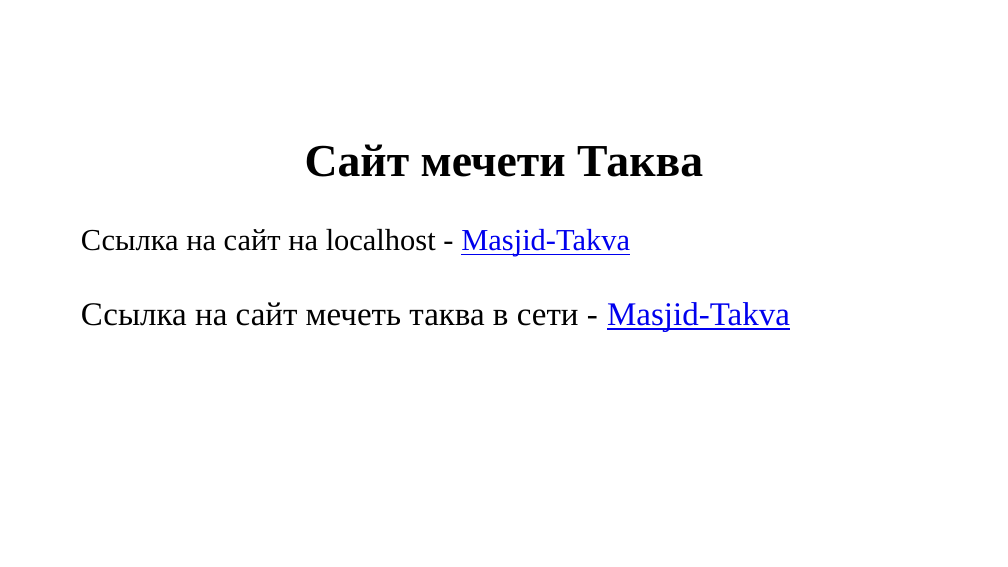
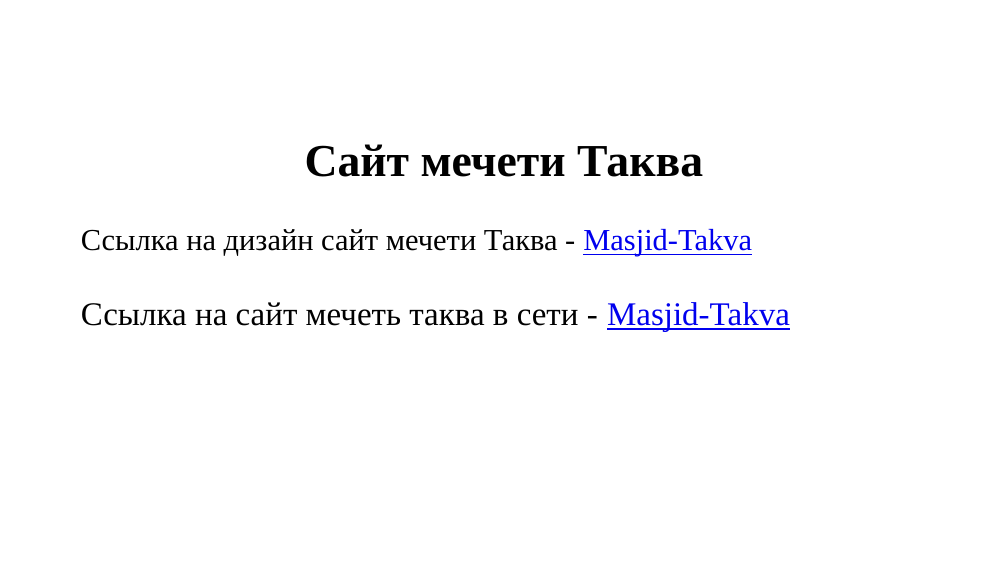
Before and after one commit to SibayMaktay/DocsFile_Sibay, a slide deck: slide 17 of НугумановМА_создание_сайта.pptx. Drawn at 1008x567 pixels with LibreOffice and Linux fonts; fonts in the diff are those of the drawing; background and template pictures are left out. Boxes give left, top, right and bottom in pixels: in the first picture for what was removed or moved away, otherwise in the second. Text is boxed around its words. In the diff, an @@ line names an element or a change of style, - is before the commit and + after.

```diff
--- a/НугумановМА_создание_сайта.pptx
+++ b/НугумановМА_создание_сайта.pptx
@@ text at <box>81,229,752,257</box>: text changed @@
-Ссылка на сайт на localhost - Masjid-Takva
+Ссылка на дизайн сайт мечети Таква - Masjid-Takva
```
Also in this commit, not shown: 6 other slides changed, 1 slide added, 1 slide removed, 2 other files.
